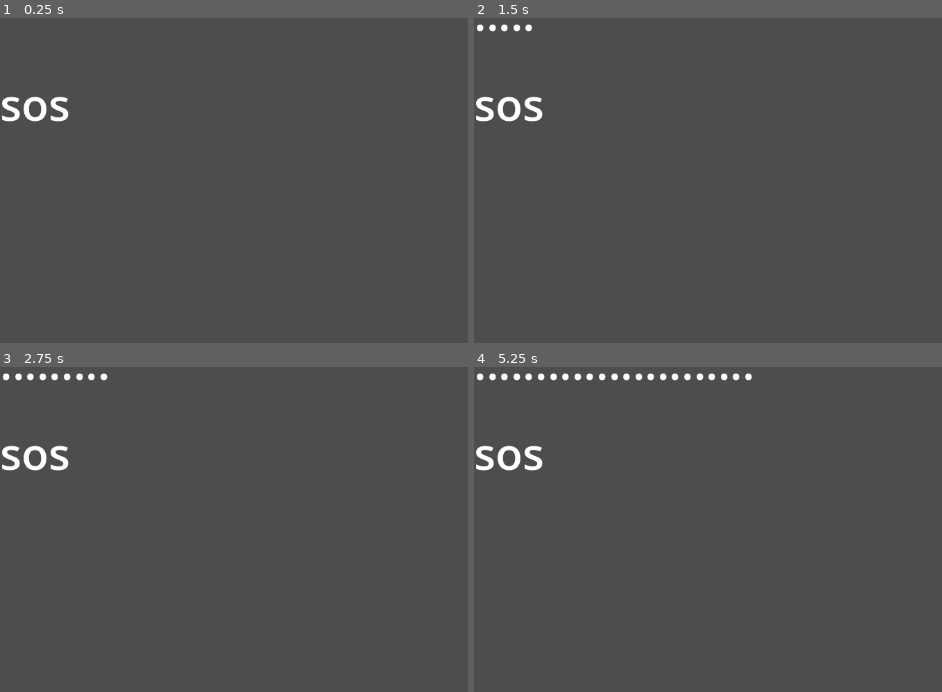
Above: before the commit, frames 1-4 (two rows, left to right).
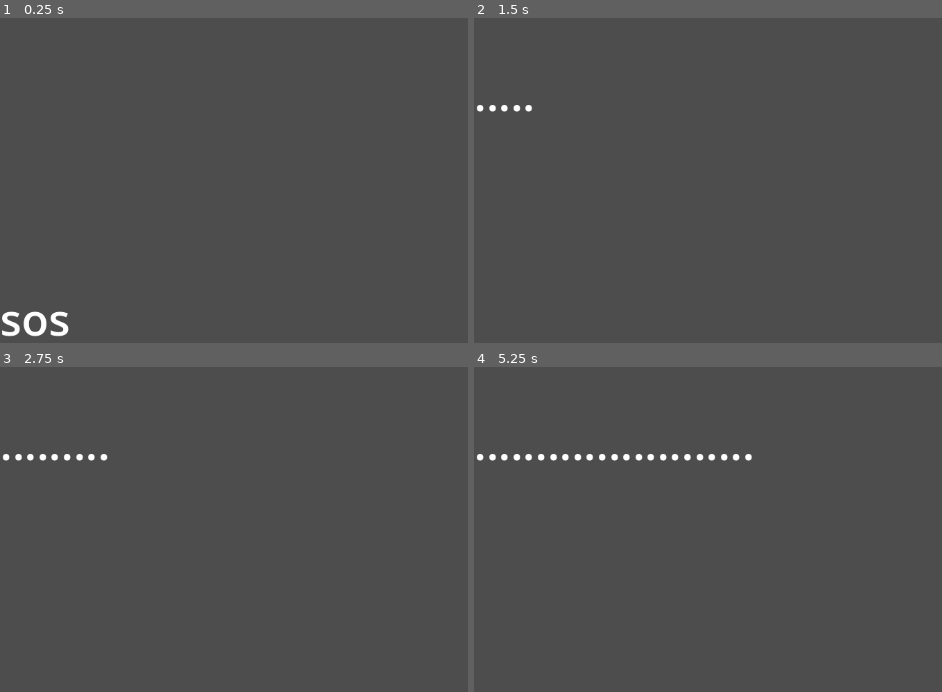
Above: after the commit, the same moments.

Repository: LucasFASouza/loophole
Game: Godot game, scene res://morse_receiver.tscn
The game is run twice, just before and just after one commit, with the same random seed, the same clock (stepped at 60 frames per second) and the same inputs.
Inputs:
- Up to frame 1 (0.25 s): no input
- Up to frame 2 (1.5 s): tap Enter (ui_accept) at 0.5, 0.6, 0.77, 1.07, 1.35 s
- Up to frame 3 (2.75 s): tap Enter (ui_accept) at 1.52, 1.82, 2, 2.1 s
- Up to frame 4 (5.25 s): tap Enter (ui_accept) at 2.75, 2.85, 3.02, 3.32, 3.5, 3.6, 3.77, 4.07, 4.25, 4.35, 4.52, 4.82, 5, 5.1 s

The runs differ from the first frame. In frame 1, 1.2% of the frame differs, in the area x 0-15%, y 24-99%; in frame 2, 0.7%; in frame 3, 1.0%; in frame 4, 1.8%, in the area x 0-60%, y 1-32%.
Error before the commit: Cannot call method 'is_stopped' on a null value. (res://morse_receiver.gd:21)

Commit message:
use timer

Diff:
--- a/morse_receiver.gd
+++ b/morse_receiver.gd
@@ -1,36 +1,40 @@
 extends Node
 
 const TIME_DASH := 0.5
-const TIME_WORD := 1.0
+
+# Morse code dictionary loaded from JSON
+var morse_dict: Array = []
 
 @onready var writting: Label = %Writting
 @onready var meaning: Label = %Meaning
-@onready var word_timer: Timer = $WordTimer
-var _pressed_time: int = 0
+@onready var dash_timer: Timer = $DashTimer
 
-var _is_holding := false
-var _last_dot_index := -1
-
+func _ready() -> void:
+	dash_timer.timeout.connect(_on_dash_timeout)
+	var file = FileAccess.open("res://morse.json", FileAccess.READ)
+	if file:
+		var json_text = file.get_as_text()
+		var result = JSON.parse_string(json_text)
+		if typeof(result) == TYPE_ARRAY:
+			morse_dict = result
+		file.close()
 
 func _process(_delta: float) -> void:
 	if Input.is_action_just_pressed("ui_accept"):
-		_pressed_time = Time.get_ticks_msec()
 		writting.text += "."
-		_is_holding = true
-		_last_dot_index = writting.text.length() - 1
-		if word_timer.is_stopped() == false:
-			word_timer.stop()
-
-	if _is_holding:
-		var duration = (Time.get_ticks_msec() - _pressed_time) / 1000.0
-		if duration > TIME_DASH and _last_dot_index >= 0 and writting.text[_last_dot_index] == ".":
-			writting.text = writting.text.substr(0, _last_dot_index) + "-" + writting.text.substr(_last_dot_index + 1)
+		dash_timer.start(TIME_DASH)
 
 	if Input.is_action_just_released("ui_accept"):
-		_is_holding = false
-		_last_dot_index = -1
-		word_timer.start(TIME_WORD)
+		dash_timer.stop()
+		var found = false
+		for entry in morse_dict:
+			if entry.has("input") and entry["input"] == writting.text:
+				meaning.text = entry["meaning"]
+				found = true
+				break
+		if not found:
+			meaning.text = ""
 
-# Called when word_timer times out
-func _on_word_timer_timeout():
-	writting.text += "/"
+func _on_dash_timeout() -> void:
+	if writting.text.length() > 0:
+		writting.text = writting.text.substr(0, writting.text.length() - 1) + "-"
--- a/morse_receiver.tscn
+++ b/morse_receiver.tscn
@@ -2,21 +2,34 @@
 
 [ext_resource type="Script" uid="uid://bqqx2goac5i4s" path="res://morse_receiver.gd" id="1_uptnt"]
 
-[node name="MorseReceiver" type="Node"]
+[node name="MorseReceiver" type="CanvasLayer"]
 script = ExtResource("1_uptnt")
 
-[node name="Writting" type="Label" parent="."]
+[node name="DashTimer" type="Timer" parent="."]
+
+[node name="VBoxContainer" type="VBoxContainer" parent="."]
+anchors_preset = 15
+anchor_right = 1.0
+anchor_bottom = 1.0
+grow_horizontal = 2
+grow_vertical = 2
+size_flags_horizontal = 3
+size_flags_vertical = 3
+metadata/_edit_use_anchors_ = true
+
+[node name="Writting" type="Label" parent="VBoxContainer"]
 unique_name_in_owner = true
-offset_right = 389.0
-offset_bottom = 88.0
+layout_mode = 2
+size_flags_vertical = 6
 theme_override_font_sizes/font_size = 64
 
-[node name="Meaning" type="Label" parent="."]
+[node name="Meaning" type="Label" parent="VBoxContainer"]
 unique_name_in_owner = true
-offset_top = 130.0
-offset_right = 101.0
-offset_bottom = 218.0
+layout_mode = 2
+size_flags_vertical = 6
 theme_override_font_sizes/font_size = 64
 text = "sos"
 
-[node name="Timer" type="Timer" parent="."]
+[node name="Buttons" type="HBoxContainer" parent="VBoxContainer"]
+layout_mode = 2
+theme_override_constants/separation = 170
